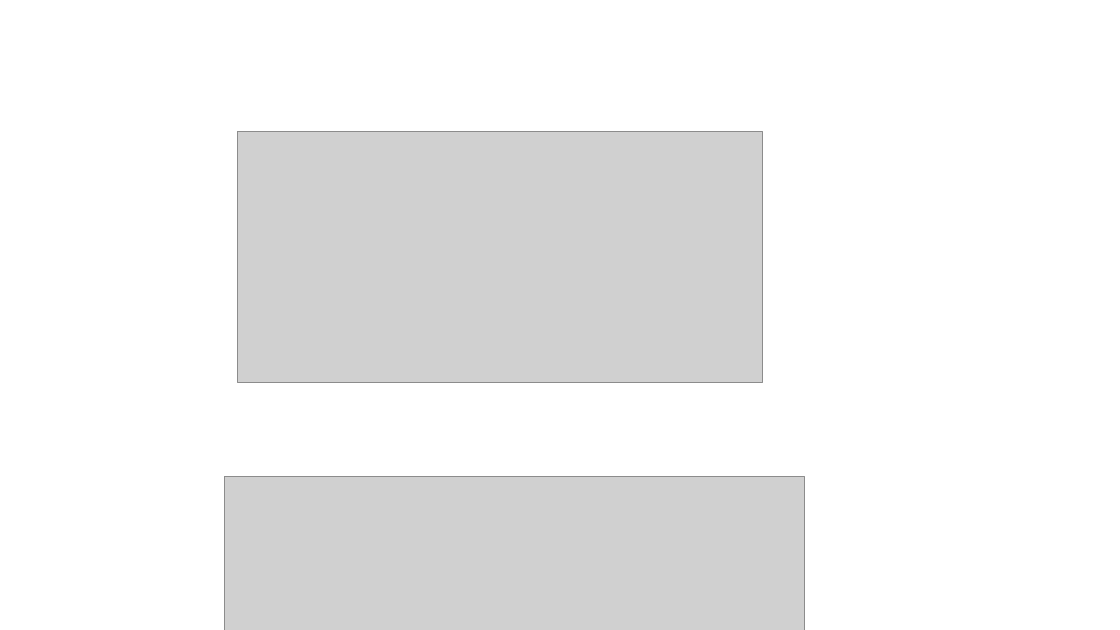
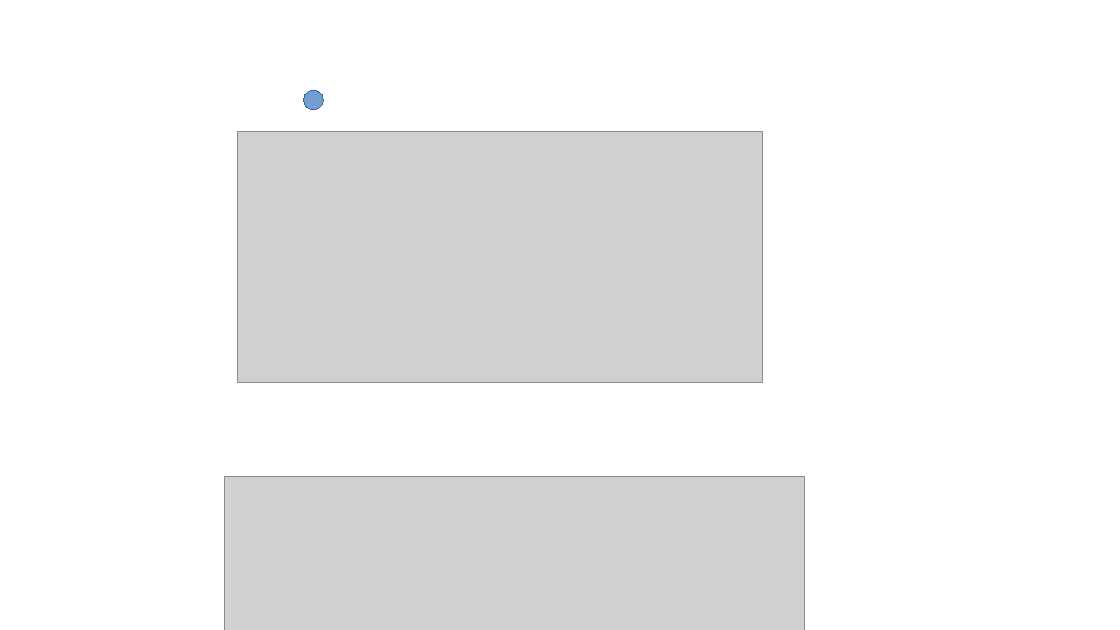
Before and after one commit to Galindo-lab/galindo-site, a slide deck: slide 2 of diagramas.odp. Drawn at 1120x630 pixels with LibreOffice and Linux fonts; fonts in the diff are those of the drawing; grey boxes stand for pictures. Boxes give left, top, right and bottom in pixels: in the first picture for what was removed or moved away, otherwise in the second. Text is boxed around its words. In the diff, an @@ line names an element or a change of style, - is before the commit and + after.

```diff
--- a/diagramas.odp
+++ b/diagramas.odp
@@ ellipse added at <box>304,90,324,110</box>, fill #729FCF, outline #3465A4 0 pt @@
```
Also in this commit, not shown: 1 other slide changed, 3 slides added, 5 other files.
